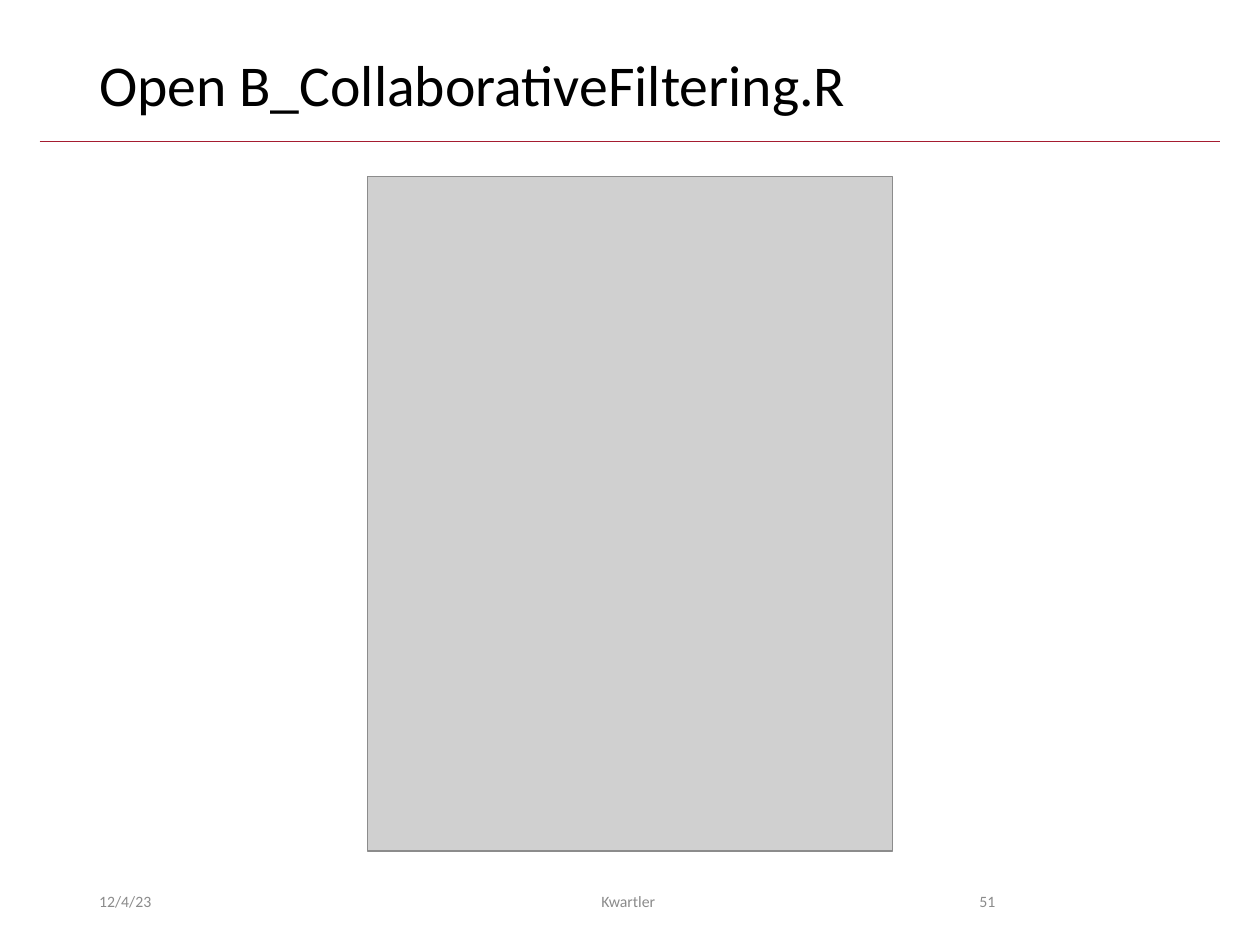
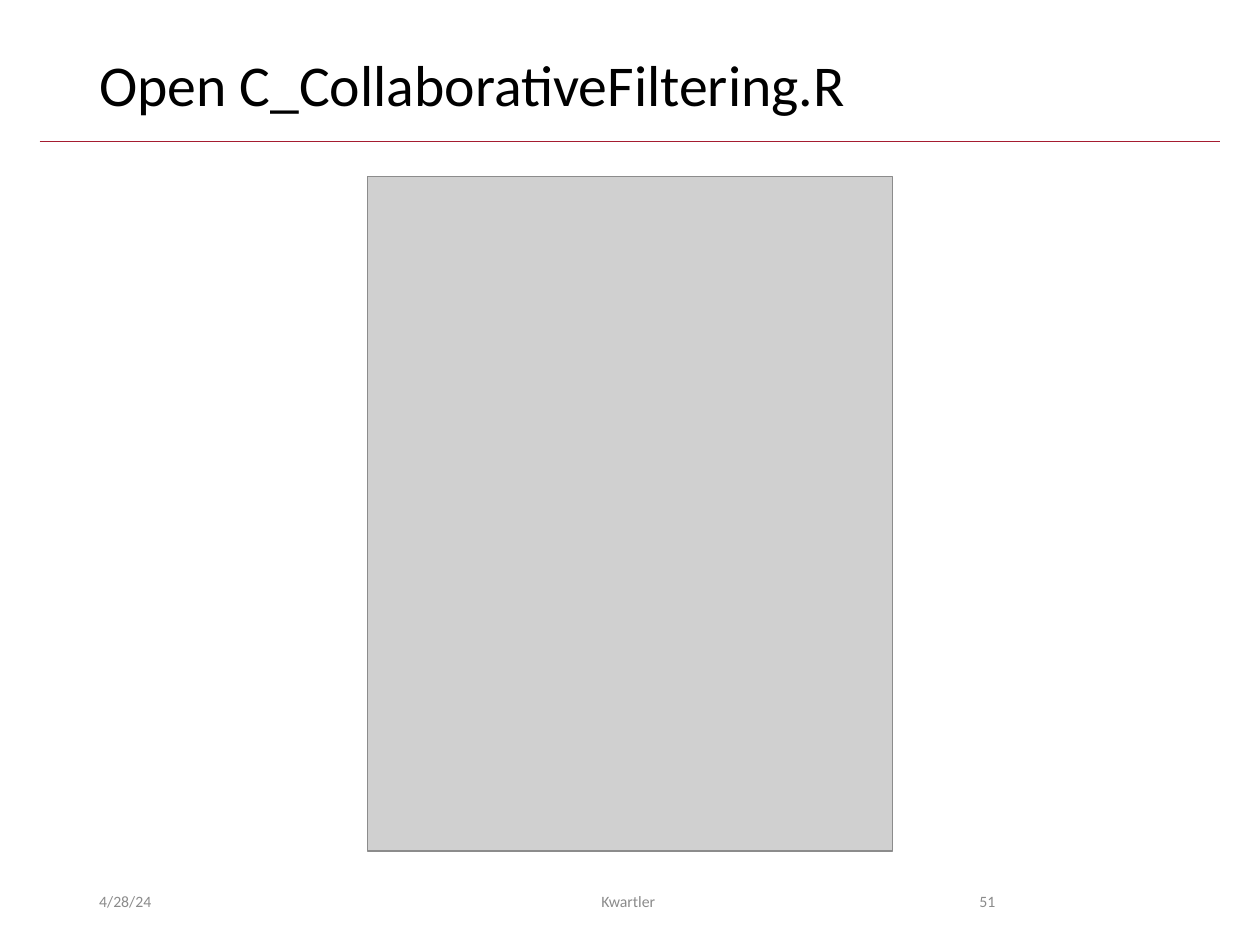
Before and after one commit to kwartler/Harvard_DataMining_Business_Student, a slide deck: slide 51 of Lessons/M_unsupervised/AssociationRules_CollaborativeFiltering.pptx. Drawn at 1260x945 pixels with LibreOffice and Linux fonts; fonts in the diff are those of the drawing; grey boxes stand for pictures; background and template pictures are left out. Boxes give left, top, right and bottom in pixels: in the first picture for what was removed or moved away, otherwise in the second. Text is boxed around its words. In the diff, an @@ line names an element or a change of style, - is before the commit and + after.

```diff
--- a/Lessons/M_unsupervised/AssociationRules_CollaborativeFiltering.pptx
+++ b/Lessons/M_unsupervised/AssociationRules_CollaborativeFiltering.pptx
@@ title at [99,66,845,116]: text changed @@
-Open B_CollaborativeFiltering.R
+Open C_CollaborativeFiltering.R
@@ text at [99,896,151,908]: text changed @@
-12/4/23
+4/28/24
```
Also in this commit, not shown: 34 other slides changed, 15 other files.
